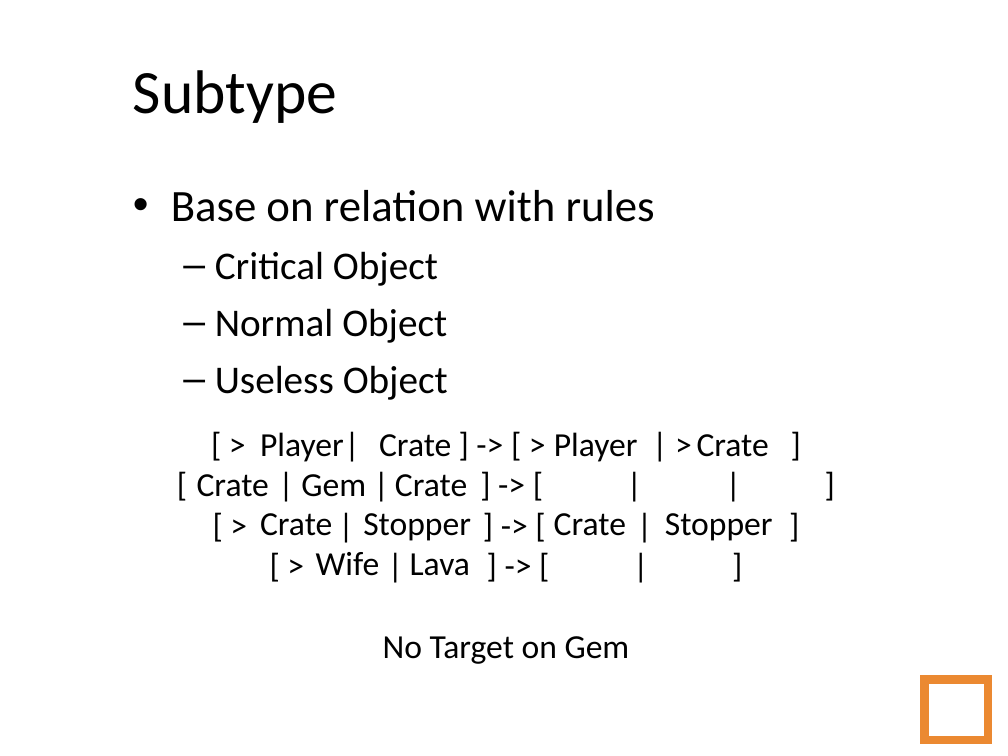
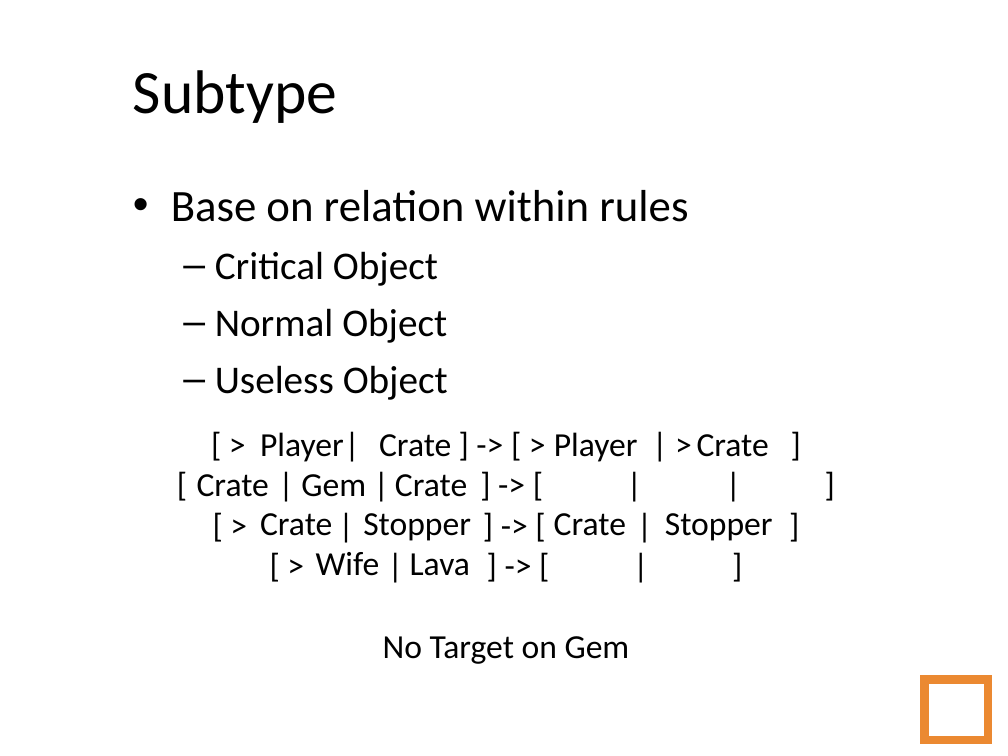
Before and after one commit to amidos2006/Automatic-Game-Script-Generation, a slide deck: slide 21 of Presentation/Automatic Game Script Generation.ppt. Drawn at 1008x756 pixels with LibreOffice and Linux fonts; fonts in the diff are those of the drawing; background and template pictures are left out. Boxes give left, top, right and bottom in pixels: in the first picture for what was removed or moved away, otherwise in the second. Text is boxed around its words. In the diff, an @@ line names an element or a change of style, - is before the commit and + after.

```diff
--- a/Presentation/Automatic Game Script Generation.ppt
+++ b/Presentation/Automatic Game Script Generation.ppt
@@ text at bbox=[171, 190, 688, 222]: text changed @@
-• Base on relation with rules
+• Base on relation within rules
```
Also in this commit, not shown: 7 other slides changed.
